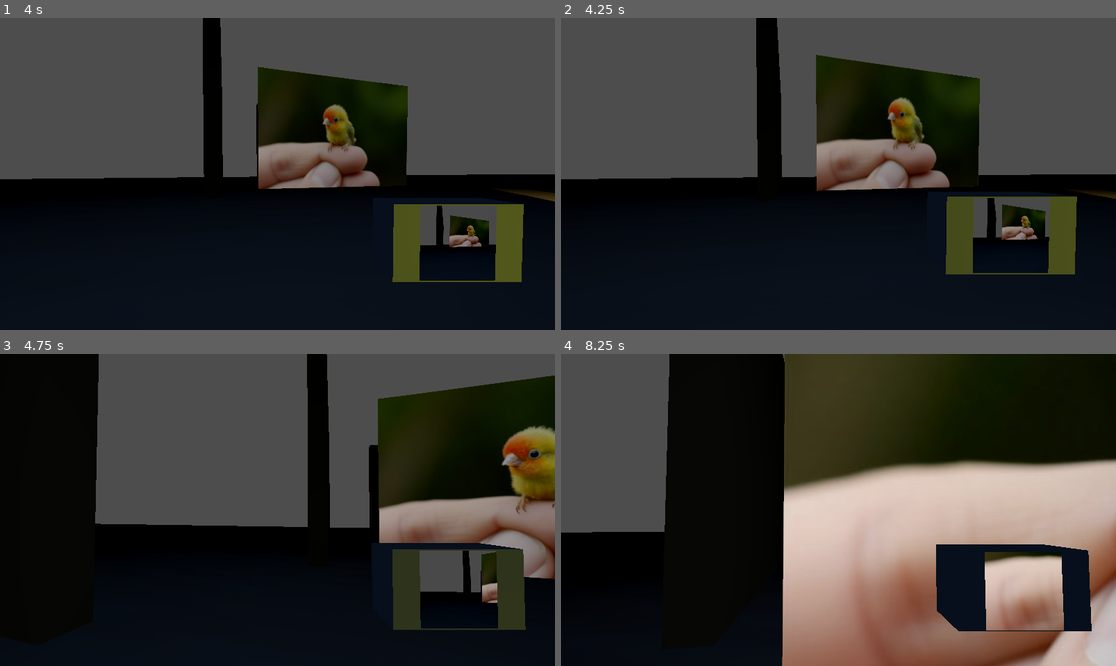
Above: before the commit, frames 1-4 (two rows, left to right).
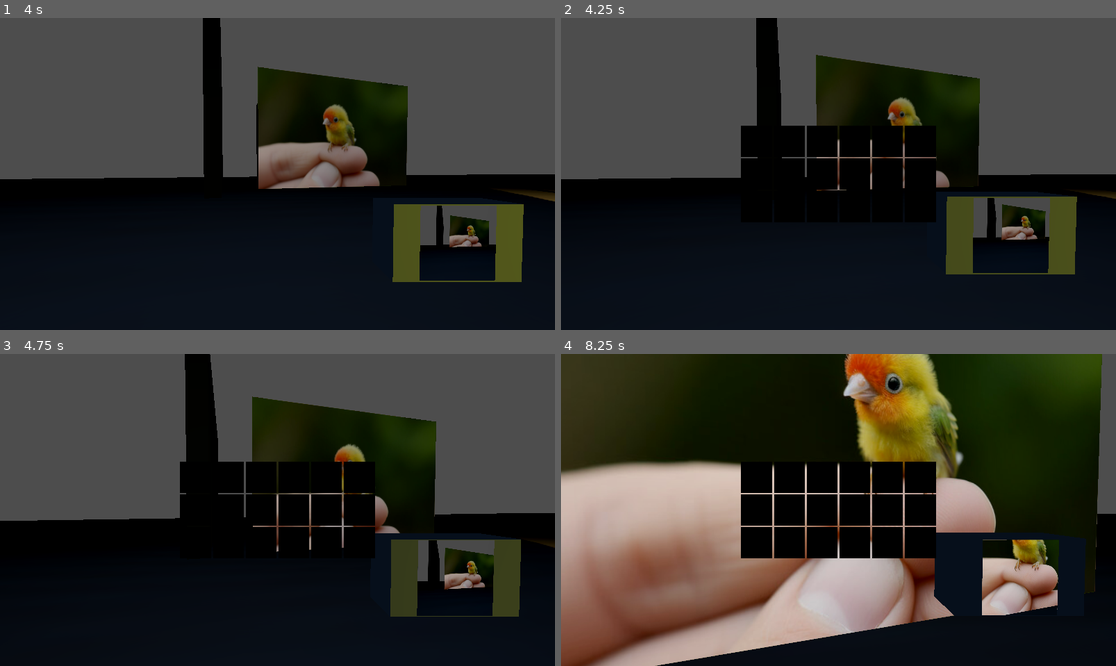
Above: after the commit, the same moments.

Repository: johnnileus/WinterJam2025
Game: Godot game, scene res://Scenes/main.tscn
The game is run twice, just before and just after one commit, with the same random seed, the same clock (stepped at 60 frames per second) and the same inputs. The engine's default icon, where the game draws it, is replaced by a stand-in: a white triangle on a blue panel in a dark square.
Inputs (mouse positions are in pixels of both pictures, inside the frame that each line leads up to):
- Up to frame 1 (4 s): move the mouse to (305, 174) at 0.52 s; hold Right mouse button (rightClick) 0.53-1.28 s; hold W (up) from 0.53 s (still down); click (305, 174) at 0.67 s; tap Space (jump) at 0.77, 1.52, 3.02, 3.77 s; move the mouse to (249, 174) at 1.27 s; tap Shift (run) at 1.35 s; click (249, 174) at 1.42 s; move the mouse to (288, 167) at 2.02 s; tap E (takePicture) at 2.1 s; click (288, 167) at 2.17 s; move the mouse to (271, 180) at 2.77 s; right-click (271, 180) at 2.85 s; click (271, 180) at 2.92 s; move the mouse to (316, 177) at 3.52 s; hold Shift (run) from 3.53 s (still down); click (316, 177) at 3.67 s
- Up to frame 2 (4.25 s): keep holding W (up); keep holding Shift (run); tap F (inventory) at 4.15 s
- Up to frame 3 (4.75 s): keep holding W (up); move the mouse to (233, 506) at 4.27 s; release Shift (run) at 4.28 s; tap E (takePicture) at 4.35 s; click (233, 506) at 4.42 s; tap Space (jump) at 4.52 s
- Up to frame 4 (8.25 s): move the mouse to (844, 510) at 5.02 s; hold Right mouse button (rightClick) 5.03-5.78 s; click (844, 510) at 5.17 s; move the mouse to (816, 503) at 5.77 s; release W (up) at 5.78 s; hold D (right) 5.78-6.53 s; tap Shift (run) at 5.85 s; click (816, 503) at 5.92 s; tap Space (jump) at 6.02, 6.77, 7.52 s; move the mouse to (866, 510) at 6.52 s; hold W (up) from 6.53 s (still down); tap E (takePicture) at 6.6 s; click (866, 510) at 6.67 s; move the mouse to (810, 510) at 7.27 s; right-click (810, 510) at 7.35 s; click (810, 510) at 7.42 s; move the mouse to (849, 503) at 8.02 s; hold Shift (run) from 8.03 s (still down); click (849, 503) at 8.17 s

Frame 1 is identical in both runs. In frame 2, 5.1% of the frame differs, in the area x 32-68%, y 34-66%; in frame 3, 39%; in frame 4, 78%, in the area x 0-100%, y 0-100%.
Error before the commit: Invalid access to property or key 'visible' on a base object of type 'Nil'. (res://Scripts/player.gd:126)

Commit message:
inventory complete

Diff:
--- a/Inventory/inventory.tscn
+++ b/Inventory/inventory.tscn
@@ -27,8 +27,8 @@
 
 [node name="Tooltip" parent="." instance=ExtResource("3_1pnk7")]
 layout_mode = 0
-offset_left = -211.368
-offset_top = -109.706
-offset_right = -211.368
-offset_bottom = -45.7058
+offset_left = -206.065
+offset_top = -112.534
+offset_right = -206.065
+offset_bottom = -48.5341
 mouse_filter = 2
--- a/Scenes/main.tscn
+++ b/Scenes/main.tscn
@@ -1,9 +1,10 @@
-[gd_scene load_steps=25 format=4 uid="uid://bnti6iutyi7in"]
+[gd_scene load_steps=26 format=4 uid="uid://bnti6iutyi7in"]
 
 [ext_resource type="Script" path="res://Scripts/player.gd" id="1_mxea4"]
 [ext_resource type="Texture2D" uid="uid://dfwtooi8a4bm5" path="res://Assets/gratisography-tiny-parrot-free-stock-photo-800x525.jpg" id="2_h8avp"]
 [ext_resource type="PackedScene" uid="uid://cde0kyfdxi85r" path="res://Scenes/camera.tscn" id="2_xar5k"]
 [ext_resource type="PackedScene" uid="uid://b0mbmbsla8i0k" path="res://Assets/SceneModels/window_wall.tscn" id="3_37l1r"]
+[ext_resource type="PackedScene" uid="uid://beh7fqcp1w553" path="res://Inventory/inventory.tscn" id="3_n6ov6"]
 [ext_resource type="PackedScene" uid="uid://ce8b58khybcxj" path="res://Assets/SceneModels/wall.tscn" id="4_ahn2y"]
 [ext_resource type="Script" path="res://Scripts/lightningController.gd" id="5_6i1a6"]
 [ext_resource type="AudioStream" uid="uid://c1w502aq6jql4" path="res://Assets/Sounds/weather/big-thunder-clap-99753.mp3" id="6_65ulx"]
@@ -69,9 +70,10 @@
 [node name="WorldEnvironment" type="WorldEnvironment" parent="."]
 environment = SubResource("Environment_n3s7m")
 
-[node name="Player" type="CharacterBody3D" parent="." groups=["player"]]
+[node name="Player" type="CharacterBody3D" parent="." node_paths=PackedStringArray("inventory") groups=["player"]]
 transform = Transform3D(1, 0, 0, 0, 1, 0, 0, 0, 1, 8.37147, 0.840972, 18.8101)
 script = ExtResource("1_mxea4")
+inventory = NodePath("CanvasLayer/Inventory")
 
 [node name="CollisionShape3D" type="CollisionShape3D" parent="Player"]
 transform = Transform3D(1, 0, 0, 0, 1, 0, 0, 0, 1, 0, 1, 0)
@@ -107,6 +109,17 @@
 cast_shadow = 0
 mesh = SubResource("CapsuleMesh_7olxr")
 skeleton = NodePath("../..")
+
+[node name="CanvasLayer" type="CanvasLayer" parent="Player"]
+
+[node name="Inventory" parent="Player/CanvasLayer" instance=ExtResource("3_n6ov6")]
+anchors_preset = 8
+anchor_left = 0.5
+anchor_top = 0.5
+anchor_right = 0.5
+anchor_bottom = 0.5
+grow_horizontal = 2
+grow_vertical = 2
 
 [node name="MAP" type="Node3D" parent="."]
 
--- a/Scripts/inventory.gd
+++ b/Scripts/inventory.gd
@@ -24,6 +24,12 @@
 		slot.slot_hovered.connect(self._on_slot_hovered)
 	tooltip.visible = false
 
+func _process(delta):
+	tooltip.global_position = get_global_mouse_position() + Vector2.ONE * 8
+	if selected_item:
+		tooltip.visible = false
+		selected_item.global_position = get_global_mouse_position()
+
 func _on_slot_input(which: InventorySlot, action:InventorySlot.InventorySlotAction):
 	print(action)
 	if not selected_item:
@@ -41,12 +47,6 @@
 	elif which.hint_item:
 		tooltip.set_text(which.hint_item.item_name)
 		tooltip.visible = is_hovering
-
-func _process(delta):
-	tooltip.global_position = get_global_mouse_position() + Vector2.ONE * 8
-	if selected_item:
-		tooltip.visible = false
-		selected_item.global_position = get_global_mouse_position()
 
 func add_item(item: Item, amount: int) -> void:
 	var _item: InventoryItem = inventory_item_scene.instantiate()
--- a/Scripts/player.gd
+++ b/Scripts/player.gd
@@ -35,7 +35,7 @@
 	Input.set_mouse_mode(Input.MOUSE_MODE_CAPTURED)
 	loadFootsteps()
 	print(visionLight)
-
+	inventory.visible = not inventory.visible
 
 func loadFootsteps():
 	var steps = DirAccess.get_files_at(footstepFilepath)
